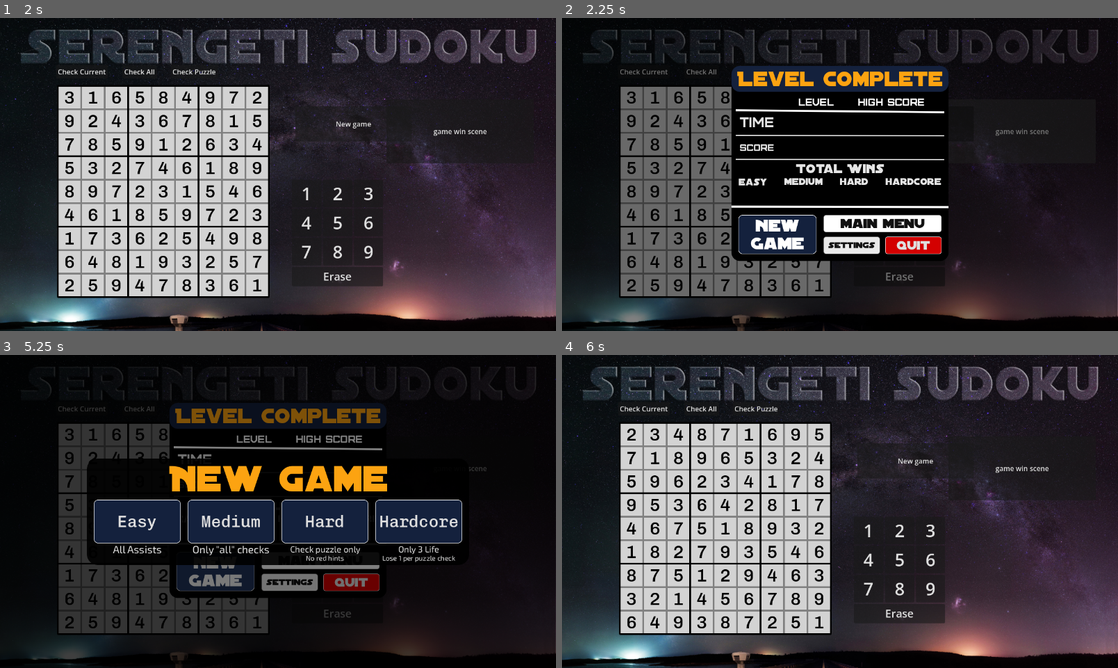
Above: before the commit, frames 1-4 (two rows, left to right).
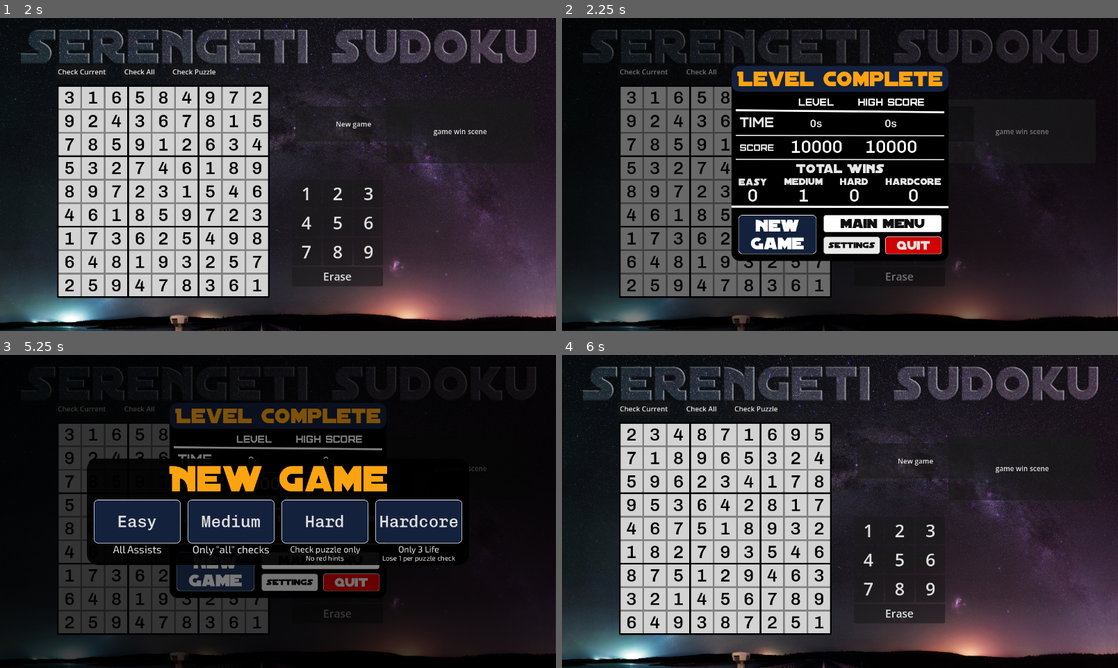
Above: after the commit, the same moments.

Repository: Convy32/Serengeti-Sudoku
Game: Godot game, scene res://main_menu.tscn
Two runs of this game, one before a commit and one after it. Both use one fixed random seed, a clock stepped at 60 frames per second and the inputs below.
Inputs:
- Up to frame 1 (2 s): click "Play" at 0.5 s; click "Medium" at 1.25 s
- Up to frame 2 (2.25 s): click "game win scene" at 2 s
- Up to frame 3 (5.25 s): click "Check Puzzle" at 2.75 s; click "New game" at 3.5 s; click "New game" at 4.25 s; click "New Game" at 5 s
- Up to frame 4 (6 s): click "Medium" at 5.75 s

Frame 1 is identical in both runs. In frame 2, 0.6% of the frame differs, in the area x 33-64%, y 32-59%; in frame 3, less than 0.1%; in frame 4, nothing differs.

Commit message:
Game win function complete

Diff:
--- a/sudoku/game.tscn
+++ b/sudoku/game.tscn
@@ -13,6 +13,7 @@
 [ext_resource type="FontFile" uid="uid://bicjk5v1qejgw" path="res://SF Distant Galaxy.ttf" id="11_215e1"]
 [ext_resource type="Theme" uid="uid://b88bhbgjdqr5g" path="res://game_over_buttons.tres" id="12_7sc4i"]
 [ext_resource type="Theme" uid="uid://cndcs6l2sw2ed" path="res://quitbutton.tres" id="13_lc2xo"]
+[ext_resource type="Theme" uid="uid://bviuwu626dxg7" path="res://gameoverlabels.tres" id="14_215e1"]
 
 [sub_resource type="Theme" id="Theme_feb5d"]
 Label/colors/font_color = Color(0, 0, 0, 1)
@@ -43,8 +44,8 @@
 grow_vertical = 2
 theme = SubResource("Theme_feb5d")
 script = ExtResource("2_ryrav")
-metadata/_edit_vertical_guides_ = [1318.0, 1338.0, 1368.0, 1420.0]
-metadata/_edit_horizontal_guides_ = [-31.0, -41.0]
+metadata/_edit_vertical_guides_ = [1318.0, 1338.0, 1368.0, 1420.0, 545.0, 626.0, 682.0, 834.0, 407.0, 471.0, 512.0, 640.0, 600.0, 705.0, 745.0, 873.0, 585.0, 626.0]
+metadata/_edit_horizontal_guides_ = [-31.0, -41.0, 385.0]
 
 [node name="MainMenu720" type="Sprite2D" parent="." unique_id=1643750564]
 position = Vector2(640, 360)
@@ -295,61 +296,93 @@
 theme_override_font_sizes/font_size = 30
 text = "Quit"
 
-[node name="Label" type="Label" parent="GameWin" unique_id=1209106570]
-layout_mode = 0
-offset_left = 556.0
+[node name="leveltime" type="Label" parent="GameWin" unique_id=1209106570]
+layout_mode = 0
+offset_left = 513.0
+offset_top = 216.0
+offset_right = 658.0
+offset_bottom = 269.0
+theme = ExtResource("14_215e1")
+theme_override_font_sizes/font_size = 24
+text = "2h 15m 55s"
+horizontal_alignment = 1
+vertical_alignment = 1
+
+[node name="hightime" type="Label" parent="GameWin" unique_id=1312152465]
+layout_mode = 0
+offset_left = 682.0
 offset_top = 217.0
-offset_right = 596.0
-offset_bottom = 265.0
-
-[node name="Label2" type="Label" parent="GameWin" unique_id=1312152465]
-layout_mode = 0
-offset_left = 737.0
-offset_top = 219.0
-offset_right = 777.0
-offset_bottom = 267.0
-
-[node name="Label3" type="Label" parent="GameWin" unique_id=292774405]
-layout_mode = 0
-offset_left = 742.0
-offset_top = 273.0
-offset_right = 782.0
-offset_bottom = 321.0
-
-[node name="Label4" type="Label" parent="GameWin" unique_id=605883156]
-layout_mode = 0
-offset_left = 560.0
-offset_top = 273.0
+offset_right = 834.0
+offset_bottom = 269.0
+theme = ExtResource("14_215e1")
+theme_override_font_sizes/font_size = 24
+text = "2h 15m 55s"
+horizontal_alignment = 1
+vertical_alignment = 1
+
+[node name="levelscore" type="Label" parent="GameWin" unique_id=605883156]
+layout_mode = 0
+offset_left = 525.5
+offset_top = 272.0
+offset_right = 645.5
+offset_bottom = 324.0
+theme = ExtResource("14_215e1")
+text = "19999"
+horizontal_alignment = 1
+
+[node name="highscore" type="Label" parent="GameWin" unique_id=292774405]
+layout_mode = 0
+offset_left = 682.0
+offset_top = 272.0
+offset_right = 834.0
+offset_bottom = 324.0
+theme = ExtResource("14_215e1")
+text = "19999"
+horizontal_alignment = 1
+
+[node name="ez" type="Label" parent="GameWin" unique_id=1051403633]
+layout_mode = 0
+offset_left = 401.0
+offset_top = 384.0
+offset_right = 477.0
+offset_bottom = 432.0
+theme = ExtResource("14_215e1")
+text = "999"
+horizontal_alignment = 1
+vertical_alignment = 1
+
+[node name="med" type="Label" parent="GameWin" unique_id=1310379511]
+layout_mode = 0
+offset_left = 512.0
+offset_top = 384.0
 offset_right = 600.0
-offset_bottom = 321.0
-
-[node name="Label5" type="Label" parent="GameWin" unique_id=1051403633]
-layout_mode = 0
-offset_left = 416.0
-offset_top = 386.0
-offset_right = 456.0
-offset_bottom = 434.0
-
-[node name="Label6" type="Label" parent="GameWin" unique_id=1310379511]
-layout_mode = 0
-offset_left = 537.0
-offset_top = 386.0
-offset_right = 577.0
-offset_bottom = 434.0
-
-[node name="Label7" type="Label" parent="GameWin" unique_id=447014826]
-layout_mode = 0
-offset_left = 650.0
-offset_top = 386.0
-offset_right = 690.0
-offset_bottom = 434.0
-
-[node name="Label8" type="Label" parent="GameWin" unique_id=1132785032]
-layout_mode = 0
-offset_left = 792.0
-offset_top = 388.0
-offset_right = 832.0
-offset_bottom = 436.0
+offset_bottom = 432.0
+theme = ExtResource("14_215e1")
+text = "999"
+horizontal_alignment = 1
+vertical_alignment = 1
+
+[node name="hd" type="Label" parent="GameWin" unique_id=447014826]
+layout_mode = 0
+offset_left = 636.5
+offset_top = 384.0
+offset_right = 708.5
+offset_bottom = 432.0
+theme = ExtResource("14_215e1")
+text = "999"
+horizontal_alignment = 1
+vertical_alignment = 1
+
+[node name="hc" type="Label" parent="GameWin" unique_id=1132785032]
+layout_mode = 0
+offset_left = 745.0
+offset_top = 384.0
+offset_right = 873.0
+offset_bottom = 432.0
+theme = ExtResource("14_215e1")
+text = "999"
+horizontal_alignment = 1
+vertical_alignment = 1
 
 [node name="GameLose" type="Control" parent="." unique_id=894196565]
 visible = false
--- /dev/null
+++ b/sudoku/gameoverlabels.tres
@@ -0,0 +1,7 @@
+[gd_resource type="Theme" format=3 uid="uid://bviuwu626dxg7"]
+
+[ext_resource type="FontFile" uid="uid://b1vallubdqtnr" path="res://ChivoMono-VariableFont_wght.ttf" id="1_pkhxh"]
+
+[resource]
+Label/colors/font_color = Color(1, 1, 1, 1)
+Label/fonts/font = ExtResource("1_pkhxh")
--- a/sudoku/globals.gd
+++ b/sudoku/globals.gd
@@ -11,14 +11,15 @@
 
 var debug = true
 
+var fastest_time = 0
+var time = 0
+
+var highscore = 0
 var score = 0
-var time = 0
 
 var wins = {
 	"easy": 0,
 	"medium": 0,
+	"hard": 0,
+	"hardcore": 0
 }
-var easy_wins = 0
-var medium_wins = 0
-var hard_wins = 0
-var harcore_wins = 0
--- a/sudoku/main.gd
+++ b/sudoku/main.gd
@@ -148,10 +148,19 @@
 
 func game_win():
 	$TimeTimer.stop()
-
+	score()
+	fastest_time()
+	var leveltime = time_transform(Globals.time)
+	var hightime = time_transform(Globals.fastest_time)
 	Globals.wins[Globals.difficulty] += 1
-
-
+	$GameWin/leveltime.text = leveltime
+	$GameWin/hightime.text = hightime
+	$GameWin/levelscore.text = str(Globals.score)
+	$GameWin/highscore.text = str(Globals.highscore)
+	$GameWin/ez.text = str(Globals.wins["easy"])
+	$GameWin/med.text = str(Globals.wins["medium"])
+	$GameWin/hd.text = str(Globals.wins["hard"])
+	$GameWin/hc.text = str(Globals.wins["hardcore"])
 	$GameWin.visible = true
 
 func game_lose():
@@ -197,8 +206,45 @@
 	print(Globals.time)
 
 func score():
-	pass
-
+	var localscore = 0
+	if Globals.difficulty == "easy":
+		localscore = 5000
+	elif Globals.difficulty == "medium":
+		localscore = 10000
+	elif Globals.difficulty == "hard":
+		localscore = 15000
+	else:
+		localscore = 20000
+
+	Globals.score = max(0, (localscore - Globals.time))
+
+	if Globals.score > Globals.highscore:
+		Globals.highscore = Globals.score
+
+
+func fastest_time():
+	if Globals.fastest_time != 0:
+		if Globals.time < Globals.fastest_time:
+			Globals.fastest_time = Globals.time
+	else:
+		Globals.fastest_time = Globals.time
+
+func time_transform(time):
+	var hours = time / 3600
+	var remaining = time % 3600
+	var minutes = remaining / 60
+	var seconds = remaining % 60
+
+	var timetext = []
+
+	if hours > 0:
+		timetext.append(str(hours) + "h")
+	if minutes > 0:
+		timetext.append(str(minutes) + "m")
+	if seconds > 0 or timetext.is_empty():
+		timetext.append(str(seconds) + "s")
+
+	return " ".join(timetext)
 
 
 # PUZZLE GENERATOR SECTION
